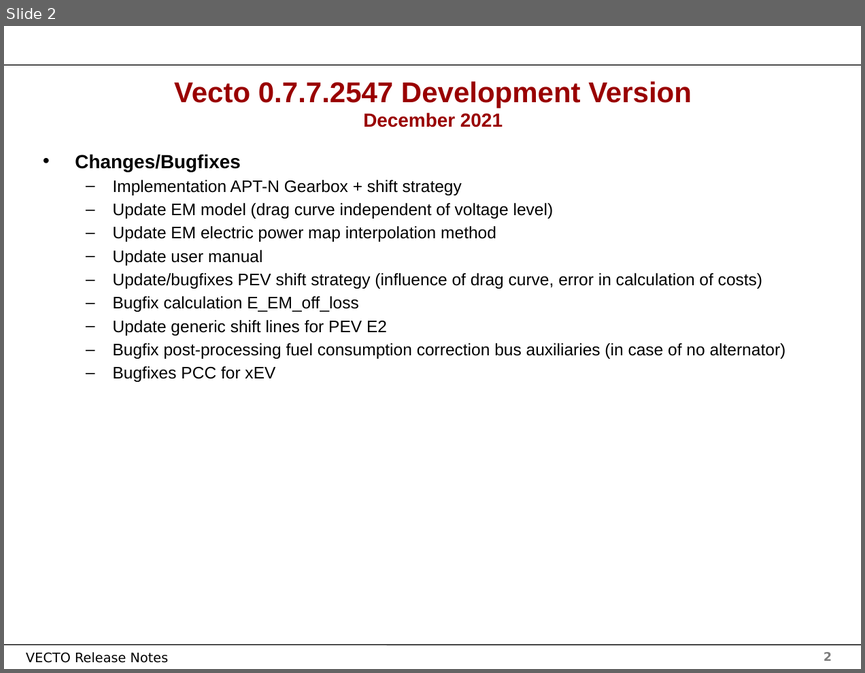
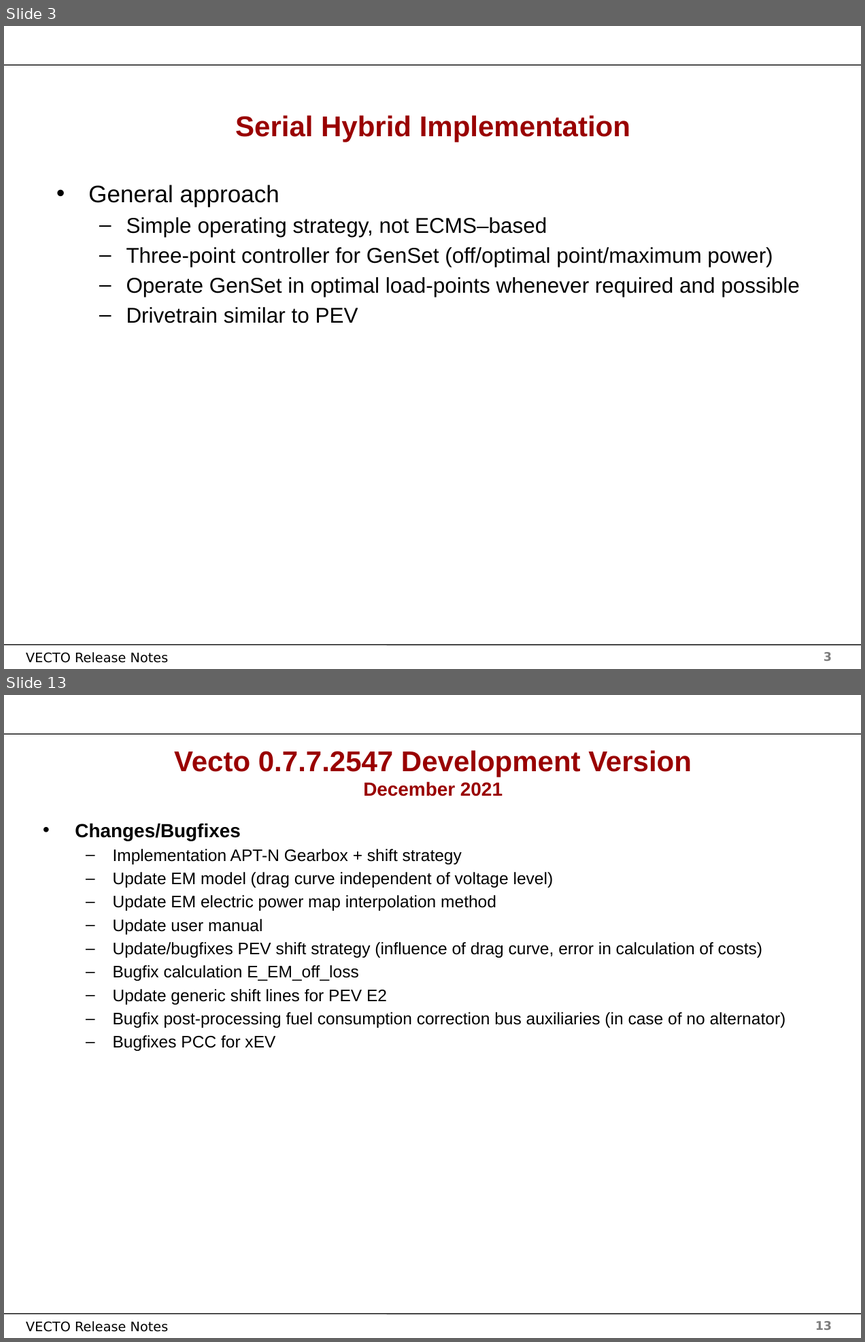
Before and after one commit to tanawadeatharva/BharatVECTO, a slide deck: Documentation/User Manual Source/Release Notes Vecto3.x.pptx. Shown one above the other, each under a label of ours: slide 2 before the commit, slides 3 and 13 after it; the slides between them are not shown. The pictures are 865x673 and 865x1342 pixels, drawn with LibreOffice and Linux fonts; fonts in the diff are those of the drawing; background and template pictures are left out. Boxes give left, top, right and bottom in pixels: in the first picture for what was removed or moved away, otherwise in the second. Text is boxed around its words. In the diff, an @@ line names an element or a change of style, - is before the commit and + after.

```diff
--- a/Documentation/User Manual Source/Release Notes Vecto3.x.pptx
+++ b/Documentation/User Manual Source/Release Notes Vecto3.x.pptx
@@ slide 3 added at box(4, 26, 861, 669), background #FFFFFF; not listed: 4 template elements that a slide beside it also shows @@
@@ title added at box(235, 115, 630, 142), 24 pt, text #990000, bold @@
+Serial Hybrid Implementation
@@ text added at box(88, 184, 800, 323), 18 pt, text #000000 @@
+• General approach
+  – Simple operating strategy, not ECMS–based
+  – Three-point controller for GenSet (off/optimal point/maximum power)
+  – Operate GenSet in optimal load-points whenever required and possible
+  – Drivetrain similar to PEV
@@ what was slide 2 is now slide 13 @@
@@ page number at box(815, 1321, 832, 1329): text changed @@
-2
+13
```
Also in this commit, not shown: 1 slide changed, 10 other slides added.
